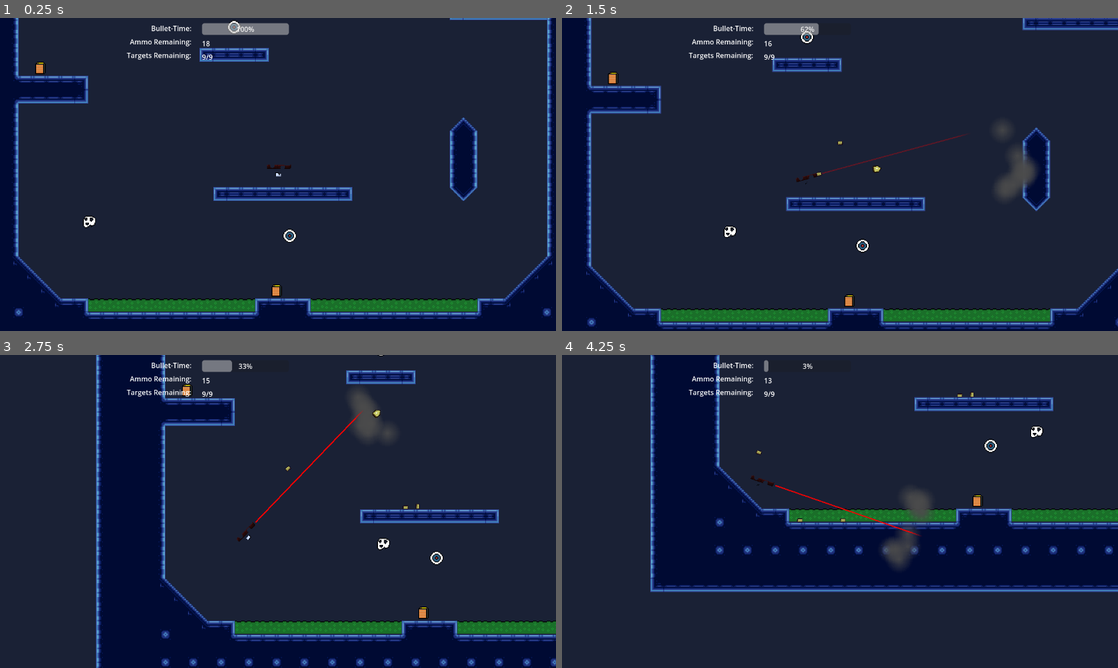
Above: before the commit, frames 1-4 (two rows, left to right).
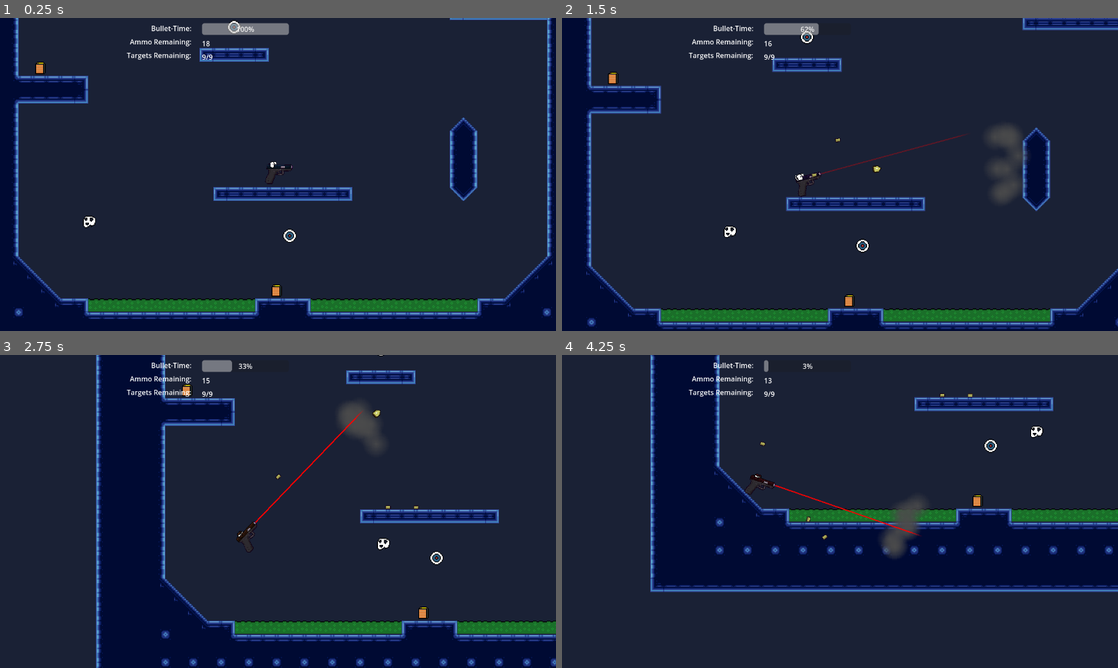
Above: after the commit, the same moments.

Repository: GamesFromANobody/JumpGun
Game: Godot game, scene res://Scenes/Levels/level_Enzo01.tscn
Two runs of this game, one before a commit and one after it. Both use one fixed random seed, a clock stepped at 60 frames per second and the inputs below. This scene is started directly instead of the project's main scene.
Inputs (mouse positions are in pixels of both pictures, inside the frame that each line leads up to):
- Up to frame 1 (0.25 s): no input
- Up to frame 2 (1.5 s): move the mouse to (962, 158) at 0.52 s; hold Right mouse button (aimSlowdown) 0.53-1.28 s; click (962, 158) at 0.8 s; move the mouse to (728, 190) at 1.27 s; click (728, 190) at 1.35 s
- Up to frame 3 (2.75 s): right-click (166, 527) at 1.55 s; move the mouse to (333, 442) at 2.02 s; hold Right mouse button (aimSlowdown) from 2.03 s (still down); click (333, 442) at 2.3 s
- Up to frame 4 (4.25 s): move the mouse to (812, 574) at 2.77 s; release Right mouse button (aimSlowdown) at 2.78 s; click (812, 574) at 2.85 s; right-click (812, 574) at 3.05 s; move the mouse to (1006, 558) at 3.52 s; hold Right mouse button (aimSlowdown) from 3.53 s (still down); click (1006, 558) at 3.8 s

The runs differ from the first frame. In frame 1, less than 0.1% of the frame differs, in the area x 47-53%, y 45-54%; in frame 2, 0.7%; in frame 3, 0.5%; in frame 4, 0.9%, in the area x 32-74%, y 11-68%.

Commit message:
Animation bullet update

Diff:
--- a/jumpgun/Scripts/ResourceScript/bullet_types.gd
+++ b/jumpgun/Scripts/ResourceScript/bullet_types.gd
@@ -3,11 +3,14 @@
 
 @export_range(100, 3000, 50) var speed = 800
 @export_group("Modifiers")
+@export var lifetime_seconds = 10.0
 @export var bounces = 0
 @export var piercing_amount = 0
 @export var acceleration = 0
 @export var ignores_slowdown = false
 @export var stops_at_0_speed = false
+@export var explodes = false
+@export_range(5, 100, 1) var explosion_radius = 20.0
 @export_group("")
 @export var bullet_texture : Texture2D
 @export var casing_texture : Texture2D = preload("res://Import/Textures/Projectiles/casing-glock.png")
--- a/jumpgun/Scripts/ResourceScript/player_gun_types.gd
+++ b/jumpgun/Scripts/ResourceScript/player_gun_types.gd
@@ -9,14 +9,16 @@
 	TODO_LMG,
 }
 @export_group("Sprite")
-@export var gun_model : Texture2D = preload("res://Import/Textures/temp-gun.png")
+@export var gun_model_base : Texture2D = preload("res://Import/Textures/Characters/Pistols/glock18-base.png")
+@export var gun_model_colors : Texture2D = preload("res://Import/Textures/Characters/Pistols/glock18-greyscale.png")
+@export var gun_color : Color = Color("1d8f24")
 @export var gun_hitbox : PackedVector2Array
 @export var muzzle_location : Vector2 = Vector2(14, -5)
 @export var chamber_location : Vector2 = Vector2(3, -8)
 @export var sprite_position : Vector2 = Vector2(0, 0)
 @export var sprite_scale : Vector2 = Vector2(1, 1)
 @export var laser_location : Vector2 = Vector2(0, 0)
-@export var frames : Vector2 = Vector2(3, 1)
+@export var frames : Vector2 = Vector2(3, 3)
 @export_group("")
 
 @export_group("Gun")
--- a/jumpgun/Scripts/bullet.gd
+++ b/jumpgun/Scripts/bullet.gd
@@ -12,6 +12,7 @@
 var acceleration = 0
 var ignores_slowdown = false
 var stops_at_0_speed = false
+var explodes = false
 var lifetime = 10.0
 
 func _ready() -> void:
@@ -36,6 +37,9 @@
 	acceleration = res.acceleration
 	ignores_slowdown = res.ignores_slowdown
 	stops_at_0_speed = res.stops_at_0_speed
+	explodes = res.explodes
+	lifetime = res.lifetime_seconds
+	$AOE/CollisionShape2D.shape.radius = res.explosion_radius
 
 func _on_body_entered(body: Node2D) -> void:
 	print("bullet hit: " + body.name)
@@ -44,14 +48,23 @@
 		body.Hit()
 		piercing_amount -= 1
 		if piercing_amount < 0:
+			if explodes == true:
+				Explode()
 			queue_free()
 	elif bounces > 0:
-		bounce()
+		Bounce()
 	else :
+		if explodes == true:
+			Explode()
 		queue_free()
 
+func Explode():
+	for body in $AOE.get_overlapping_bodies():
+		if body.has_method("Hit"):
+			body.Hit()
+
 #NOT DONE, might abandon and implement this inside a "reflection" object
-func bounce():
+func Bounce():
 	var normal = $RayCast2D.get_collision_normal()
 	assert(normal != Vector2(0, 0))
 	print(normal)
--- a/jumpgun/Scripts/player.gd
+++ b/jumpgun/Scripts/player.gd
@@ -17,7 +17,8 @@
 }
 #Gun
 var gun_type : ShotTypes = ShotTypes.PISTOL
-var gun_model : Texture2D = preload("res://Import/Textures/temp-gun.png")
+var gun_model_base : Texture2D = preload("res://Import/Textures/Characters/Pistols/glock18-base.png")
+var gun_model_color : Texture2D = preload("res://Import/Textures/Characters/Pistols/glock18-greyscale.png")
 var full_auto = false
 var shot_cooldown = 0.1 #not used in code, shotCooldown is used
 var starting_ammo = 18
@@ -63,7 +64,6 @@
 
 func _ready() -> void:
 	contact_monitor = true
-	print(gun_resource.bullet_resource)
 	if GunSelection.gun_resource != null:
 		gun_resource = GunSelection.gun_resource
 	if gun_resource != null:
@@ -74,14 +74,15 @@
 	currentMag = starting_ammo
 	HUDLayer = get_node("HUD")
 	updateHUD()
-
-	#TODO Implement gun model different collision boxes
-
-
-	$Gun.texture = gun_model
+	if $Gun.hframes * $Gun.vframes < 6:
+		$Gun/Color.hide()
+	$Gun.texture = gun_model_base
+	$Gun/Color.texture = gun_model_color
+	Engine.time_scale = 1.0
 
 #Update the game speed while aiming down sight
 func _physics_process(delta: float) -> void:
+	TasteTheRainbow()
 	#ATTENTION Max speed, this prevents wall collisions
 	if abs(linear_velocity.length()) > 1000:
 		linear_velocity *= 1000 / linear_velocity.length()
@@ -91,6 +92,8 @@
 	shotCooldown -= delta
 	var prevGameSpeed = gameSpeed
 	if Input.is_action_pressed("aimSlowdown") and allowSlowdown and slowdown > 0:
+		if $GunAnimations.is_playing() == false and $Gun.hframes * $Gun.vframes > 7:
+			$GunAnimations.play("Aim_Generic")
 		gameSpeed -= delta * 2
 		if gameSpeed < max_slowdown:
 			gameSpeed = max_slowdown
@@ -108,12 +111,15 @@
 		if gameSpeed > 1.0:
 			gameSpeed = 1.0
 	else:
+		if $GunAnimations.is_playing() == false and $Gun.hframes * $Gun.vframes > 7:
+			$GunAnimations.play("Idle_Generic")
 		moveCamera(Vector2(0, 0), 0.4)
 		slowdown += delta * slowdown_recharge_rate
 		if slowdown > slowdown_seconds:
 			slowdown = slowdown_seconds
 	if prevGameSpeed != gameSpeed:
 		Engine.time_scale = gameSpeed
+		#$GunAnimations.speed_scale = Engine.time_scale
 		var alpha = (gameSpeed - 0.25) / 0.75 #To correct for game speed being 0.25-1.0
 		$Gun/LaserSight.self_modulate = Color(1, 0, 0, 1 - alpha)
 	if gameSpeed < 1:
@@ -178,7 +184,8 @@
 
 	updateHUD()
 
-
+func TasteTheRainbow():
+	$Gun/Color.modulate = Color.from_hsv((sin(Time.get_ticks_msec() * 0.002) + 1) * 0.5, 0.74, 0.58, 1.0)
 
 
 func moveCamera(localLocation : Vector2, smoothing : float):
@@ -195,8 +202,8 @@
 	state.apply_force(recoil.rotated(rotation) / gameSpeed * knockback * wallReduction)
 
 func Shoot():
-	$ShotSmoke.emitting = true
-	animateGun()
+	if $Gun.hframes * $Gun.vframes > 7:
+		$GunAnimations.play("Shoot_Generic")
 	match gun_type:
 		ShotTypes.PISTOL:
 			ShootPistol()
@@ -211,15 +218,9 @@
 	print("Ammo Left: ", str(currentMag))
 
 
-func animateGun():
-	bullet_resource.casing_texture
-	var tween = create_tween()
-	var frames = $Gun.hframes * $Gun.vframes - 1 #Frames in the animation
-	tween.tween_property($Gun, "frame", frames, 0.033333 * frames ) #30 FPS
-	tween.tween_property($Gun, "frame", 0, 0.033333)
-	tween.play()
+func spawnCasing():
 	var casing = casing_scene.instantiate()
-	casing.global_position = global_position
+	casing.global_position = $Chamber.global_position
 	casing.rotation = rotation
 	casing.scale = $Gun.scale
 	casing.scaleSet = $Gun.scale * 0.8
@@ -230,9 +231,7 @@
 	var b = bullet_scene.instantiate() as Bullet
 	b.transform = $Muzzle.global_transform
 	b.bullet_resource = bullet_resource
-	print(bullet_resource)
 	b.LoadResource(bullet_resource)
-
 	get_parent().call_deferred("add_child" ,b)
 
 func ShootShotgun():
@@ -278,16 +277,28 @@
 
 func reloadResource():
 	gun_type = int(gun_resource.gun_type)
-	gun_model = gun_resource.gun_model
-	$Gun.texture = gun_model
+	gun_model_base = gun_resource.gun_model_base
+
+
+	$Gun.texture = gun_model_base
+
 	$CollisionBox.polygon = gun_resource.gun_hitbox
 	$Muzzle.position = gun_resource.muzzle_location
+	$ShotSmoke.position = $Muzzle.position + Vector2(12, 1)
 	$Chamber.position = gun_resource.chamber_location
 	$Gun.position = gun_resource.sprite_position
 	$Gun.scale = gun_resource.sprite_scale
 	$Gun/LaserSight.position = gun_resource.laser_location
 	$Gun.hframes = gun_resource.frames.x
 	$Gun.vframes = gun_resource.frames.y
+	if gun_resource.gun_model_colors != null:
+		gun_model_color = gun_resource.gun_model_colors
+		$Gun/Color.texture = gun_model_color
+		$Gun/Color.hframes = gun_resource.frames.x
+		$Gun/Color.vframes = gun_resource.frames.y
+		$Gun/Color.modulate = gun_resource.gun_color
+	else:
+		$Gun/Color.hide()
 
 	full_auto = gun_resource.full_auto
 	shotCooldown = gun_resource.shot_cooldown
